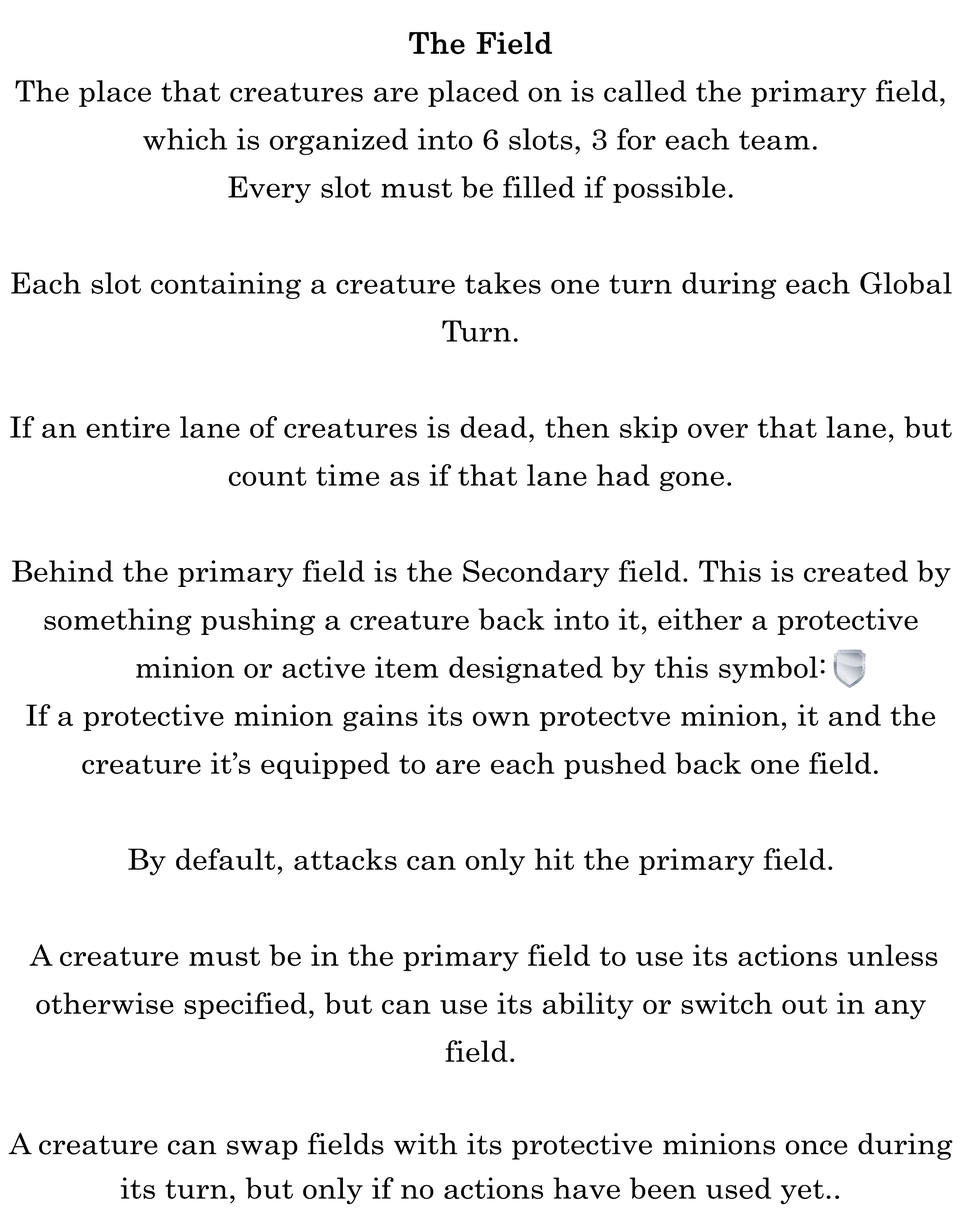
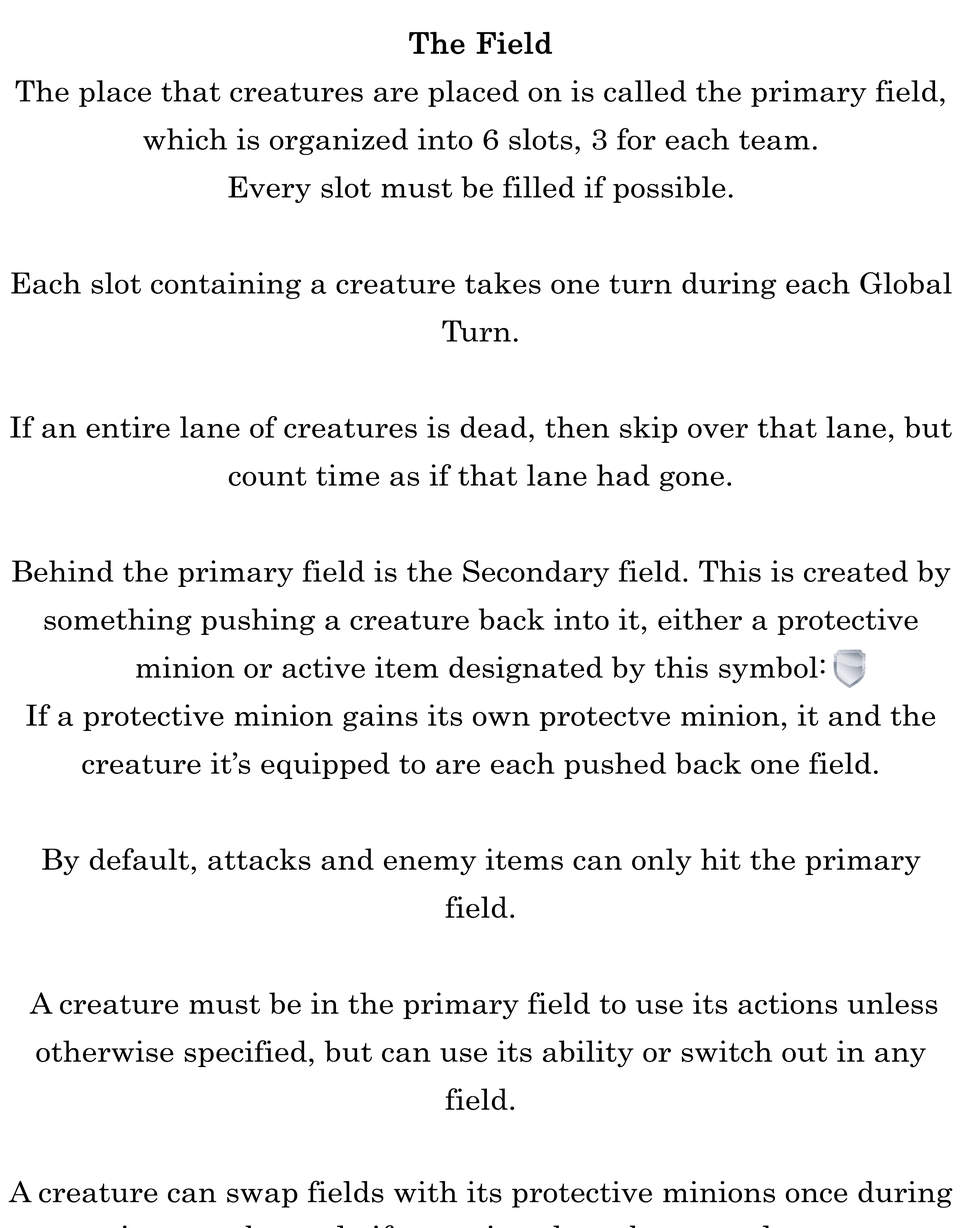
Before/after of a 960x1228 layered artwork. What changed in the layer stack:
painted on "The Field" over [8, 848, 953, 1228]
